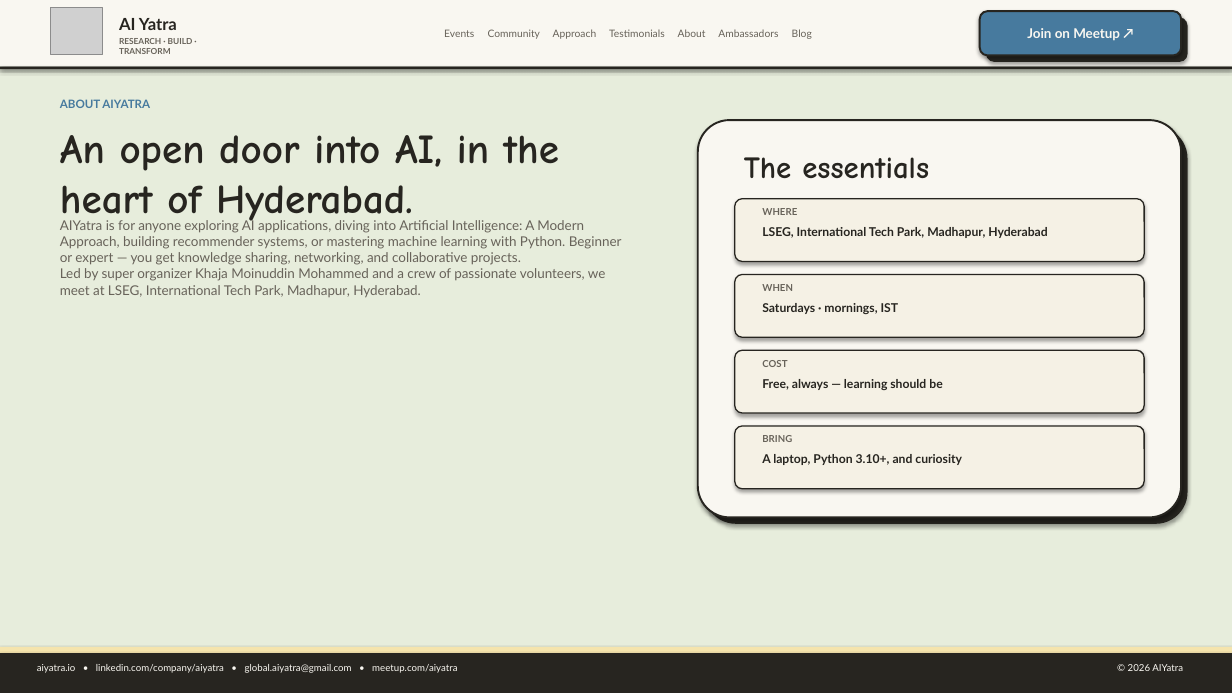
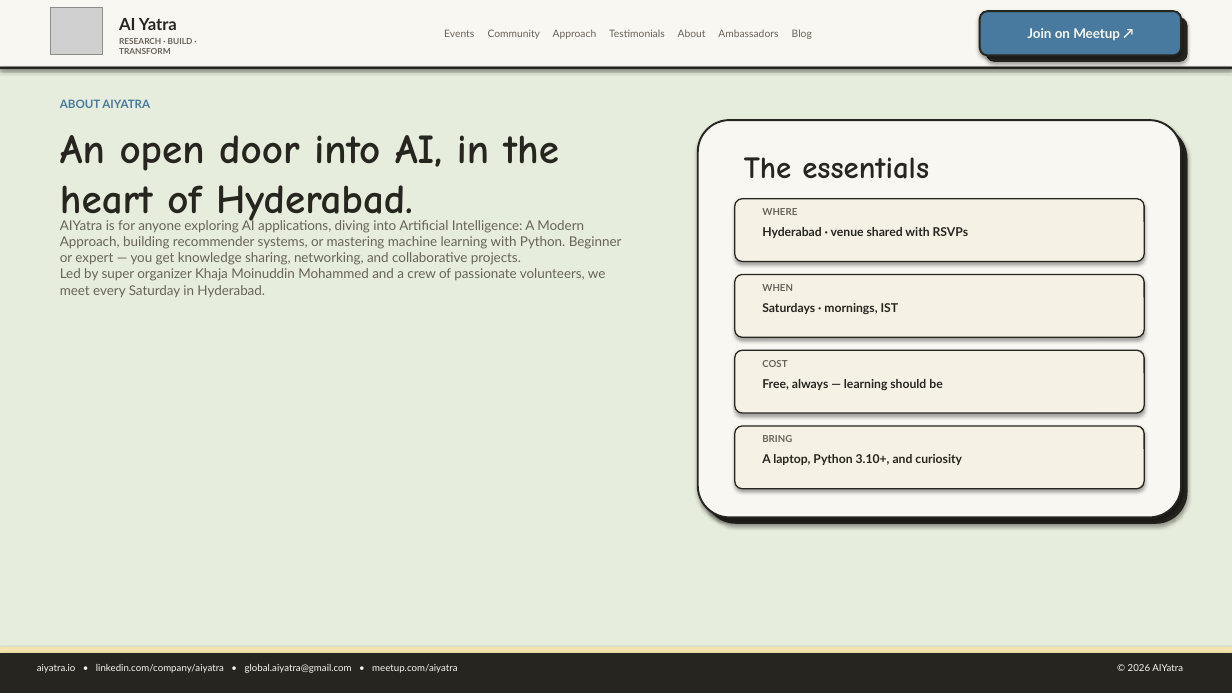
Before and after one commit to AI-Yatra/aiyatra.io, a slide deck: slide 7 of decks/AIYatra-Journey-From-Start-Till-Now.pptx. Drawn at 1232x693 pixels with LibreOffice and Linux fonts; fonts in the diff are those of the drawing; grey boxes stand for pictures. Boxes give left, top, right and bottom in pixels: in the first picture for what was removed or moved away, otherwise in the second. Text is boxed around its words. In the diff, an @@ line names an element or a change of style, - is before the commit and + after.

```diff
--- a/decks/AIYatra-Journey-From-Start-Till-Now.pptx
+++ b/decks/AIYatra-Journey-From-Start-Till-Now.pptx
@@ text at [60,218,622,298]: text changed @@
-AIYatra is for anyone exploring AI applications, diving into Artificial Intelligence: A Modern Approach, building recommender systems, or mastering machine learning with Python. Beginner or expert — you get knowledge sharing, networking, and collaborative projects.
-Led by super organizer Khaja Moinuddin Mohammed and a crew of passionate volunteers, we meet at LSEG, International Tech Park, Madhapur, Hyderabad.
+AIYatra is for anyone exploring AI applications, diving into Artificial Intelligence: A Modern Approach, building recommender systems, or mastering machine learning with Python. Beginner or expert — you get knowledge sharing, networking, and collaborative projects.
+Led by super organizer Khaja Moinuddin Mohammed and a crew of passionate volunteers, we meet every Saturday in Hyderabad.
@@ text at [762,227,968,238]: text changed @@
-LSEG, International Tech Park, Madhapur, Hyderabad
+Hyderabad · venue shared with RSVPs
```
Also in this commit, not shown: 2 other slides changed, 27 other files.
